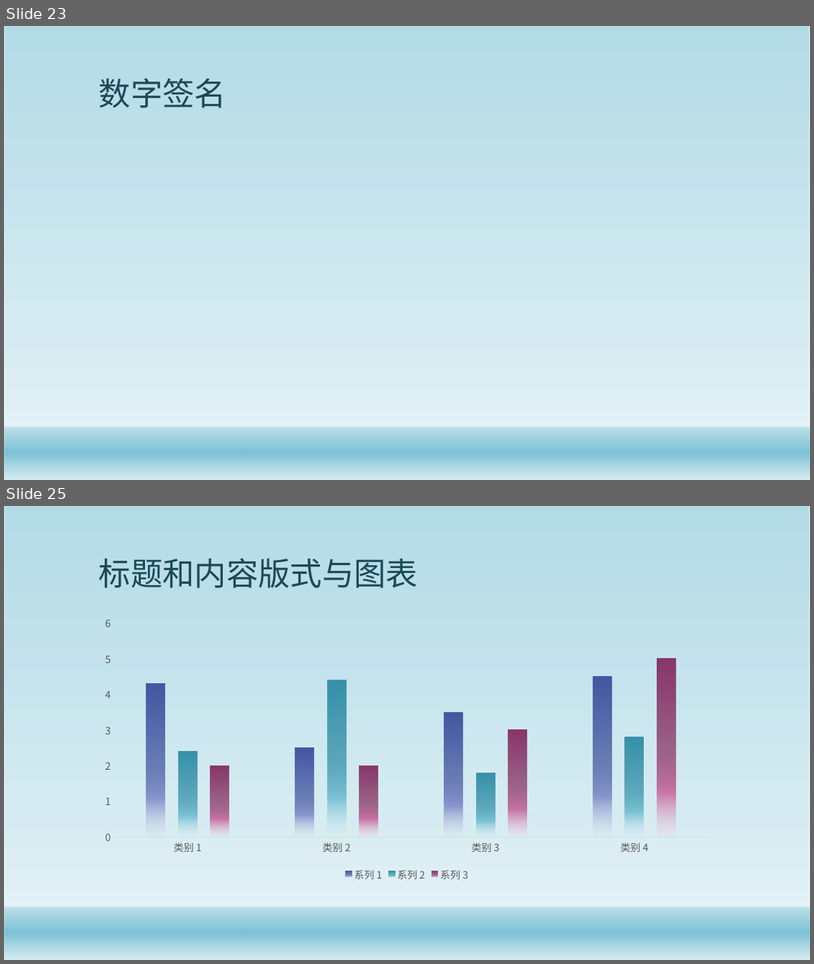
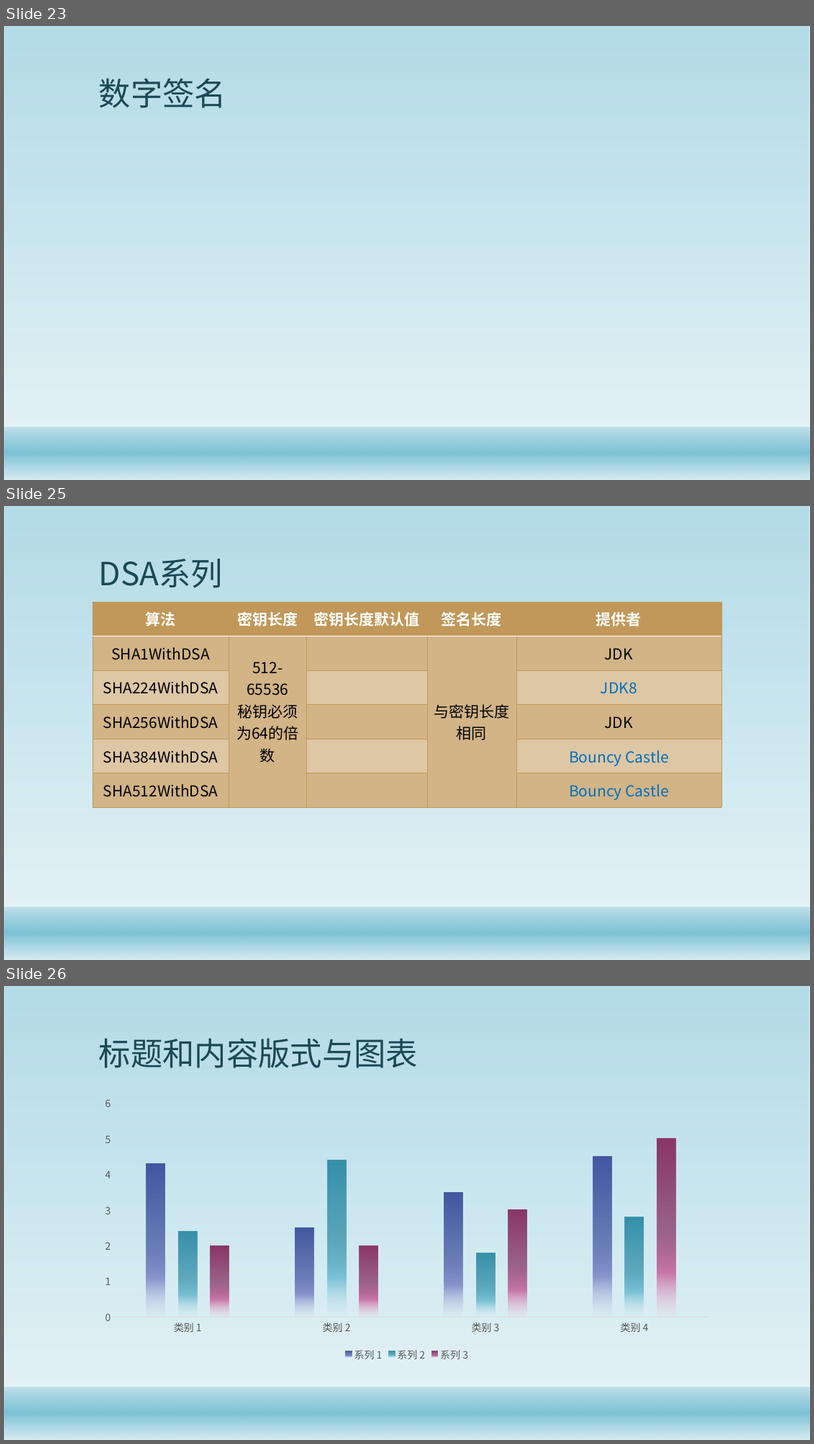
Before and after one commit to gaozhuo/java-security-doc, a slide deck: Java安全架构.pptx. Shown one above the other, each under a label of ours: slides 23 and 25 before the commit, slides 23, 25 and 26 after it; the slides between them are not shown. The pictures are 814x964 and 814x1444 pixels, drawn with LibreOffice and Linux fonts; fonts in the diff are those of the drawing; background and template pictures are left out. Boxes give left, top, right and bottom in pixels: in the first picture for what was removed or moved away, otherwise in the second. Text is boxed around its words. In the diff, an @@ line names an element or a change of style, - is before the commit and + after.

```diff
--- a/Java安全架构.pptx
+++ b/Java安全架构.pptx
@@ slide 25 added at box(4, 506, 810, 960), background #FFFFFF; not listed: 2 template elements that a slide beside it also shows @@
@@ title added at box(99, 559, 224, 588), 38 pt, text #1B4855 @@
+DSA系列
@@ table added at box(93, 602, 722, 807), 6 rows, 5 columns @@
+算法 | 密钥长度 | 密钥长度默认值 | 签名长度 | 提供者
+SHA1WithDSA | 512-65536 / 秘钥必须为64的倍数 |  | 与密钥长度相同 | JDK
+SHA224WithDSA |  |  |  | JDK8
+SHA256WithDSA |  |  |  | JDK
+SHA384WithDSA |  |  |  | Bouncy Castle
+SHA512WithDSA |  |  |  | Bouncy Castle
@@ what was slide 25 is now slide 26 @@
```
Also in this commit, not shown: 1 slide changed, 8 other files.
